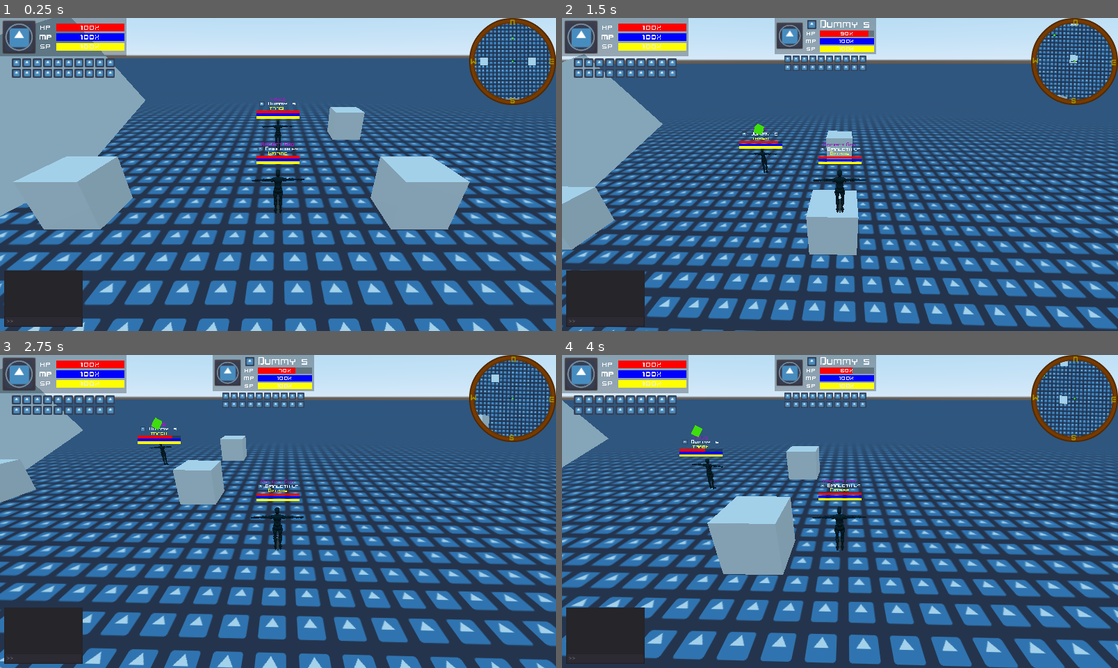
Above: before the commit, frames 1-4 (two rows, left to right).
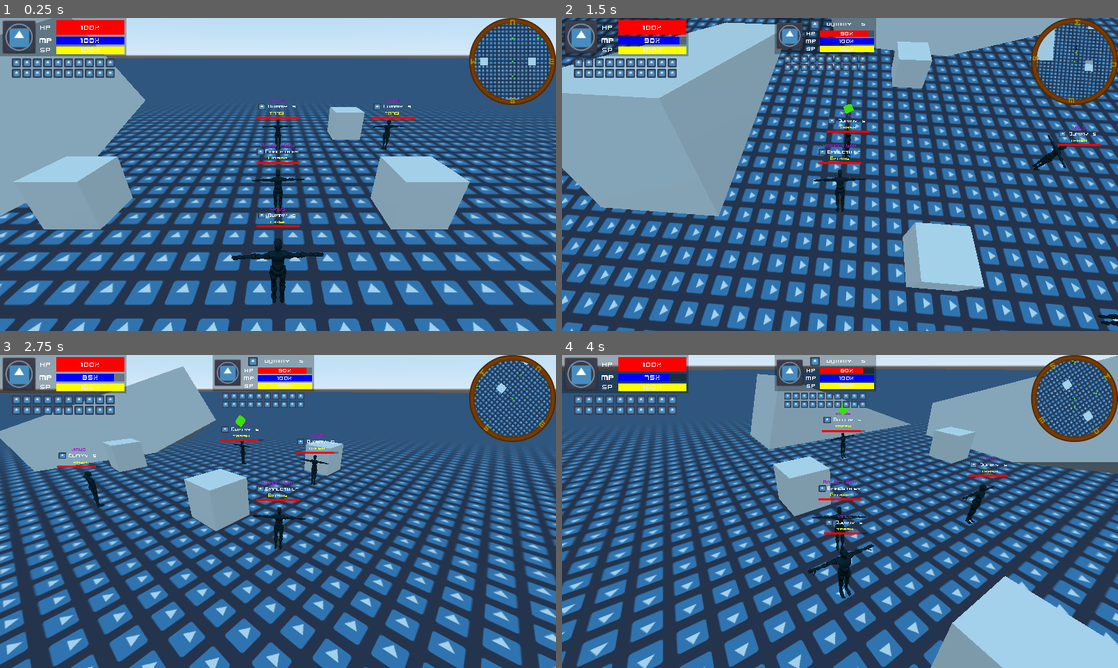
Above: after the commit, the same moments.

Repository: Emaleth/Aether_client
Game: Godot game, scene res://src/world/World.tscn
The game is run twice, just before and just after one commit, with the same random seed, the same clock (stepped at 60 frames per second) and the same inputs. The engine's default icon, where the game draws it, is replaced by a stand-in: a white triangle on a blue panel in a dark square.
Inputs (mouse positions are in pixels of both pictures, inside the frame that each line leads up to):
- Up to frame 1 (0.25 s): no input
- Up to frame 2 (1.5 s): move the mouse to (962, 158) at 0.52 s; hold D (move_right) 0.53-1.28 s; tap Tab (next_target) at 0.6, 1.35 s; click (962, 158) at 0.67 s; tap Space (jump) at 0.77 s; move the mouse to (728, 190) at 1.27 s; hold S (move_backward) from 1.28 s (still down)
- Up to frame 3 (2.75 s): tap Space (jump) at 1.52 s; move the mouse to (333, 442) at 2.02 s; release S (move_backward) at 2.03 s; hold D (move_right) from 2.03 s (still down); hold Middle mouse button (pan) from 2.03 s (still down); tap Tab (next_target) at 2.3 s
- Up to frame 4 (4 s): move the mouse to (834, 517) at 2.77 s; release D (move_right) at 2.78 s; release Middle mouse button (pan) at 2.78 s; hold W (move_forward) 2.78-3.53 s; right-click (834, 517) at 2.85 s; click (834, 517) at 2.92 s; tap Space (jump) at 3.02, 3.77 s; tap Tab (next_target) at 3.05, 3.8 s; move the mouse to (1006, 558) at 3.52 s; hold A (move_left) from 3.53 s (still down); tap Mouse wheel up (zoom_in) at 3.6 s

The runs differ from the first frame. In frame 1, 4.9% of the frame differs, in the area x 0-97%, y 0-99%; in frame 2, 72%, in the area x 0-100%, y 0-100%; in frame 3, 54%; in frame 4, 67%.

Commit message:
gui/hud player hooks

Diff:
--- a/src/actors/Actor.gd
+++ b/src/actors/Actor.gd
@@ -249,3 +249,4 @@
 		if target:
 			gcd.start(1)
 			target.hurt(10)
+			modify_resource("mana", -5)
--- a/src/actors/player/Player.gd
+++ b/src/actors/player/Player.gd
@@ -15,6 +15,7 @@
 	$Debug.queue_free()
 	conf()
 	$GUI.conf(resources, minimap_camera_remote_transform)
+	connect("res_mod", $GUI, "update_gui", [resources])
 	equip_item((preload("res://assets/model/weapons/sword.fbx")).instance())
 	connect("target_lost", self, "loose_target_ui")
 
@@ -47,6 +48,7 @@
 	if new_target:
 		if target:
 			target.show_indicator(false)
+			target.disconnect("res_mod", $GUI, "update_targe_info")
 			$GUI.get_target_info(target, false)
 			if $AttackArea.overlaps_body(target):
 				target_list.append(target)
--- a/src/gui/GUI.gd
+++ b/src/gui/GUI.gd
@@ -24,6 +24,11 @@
 
 	minimap_camera_remote_transform.remote_path = $MiniMap/MarginContainer/ViewportContainer/Viewport/MiniMapCamera.get_path()
 
+func update_gui(res):
+	$Progress.health_bar.updt(res.health.current)
+	$Progress.mana_bar.updt(res.mana.current)
+	$Progress.stamina_bar.updt(res.stamina.current)
+
 func get_target_info(target, yay_or_nay):
 	if yay_or_nay == false:
 		$TargetProgress.hide()
--- a/src/gui/GUI.tscn
+++ b/src/gui/GUI.tscn
@@ -47,6 +47,7 @@
 visible = false
 
 [node name="ChatBox" parent="." instance=ExtResource( 4 )]
+visible = false
 
 [node name="TargetProgress" parent="." instance=ExtResource( 2 )]
 visible = false
--- a/src/gui/hud/NameResHud.gd
+++ b/src/gui/hud/NameResHud.gd
@@ -39,26 +39,28 @@
 	else:
 		health_bar.hide()
 
-	if res.mana.maximum > 0:
-		mana_bar.conf(tr("00008"), res.mana.maximum, res.mana.current, Color(0, 0, 1, 1))
-	else:
-		mana_bar.hide()
-
-	if res.stamina.maximum > 0:
-		stamina_bar.conf(tr("00010"), res.stamina.maximum, res.stamina.current, Color(1, 1, 0, 1))
-	else:
-		stamina_bar.hide()
+#	if res.mana.maximum > 0:
+#		mana_bar.conf(tr("00008"), res.mana.maximum, res.mana.current, Color(0, 0, 1, 1))
+#	else:
+#		mana_bar.hide()
+#
+#	if res.stamina.maximum > 0:
+#		stamina_bar.conf(tr("00010"), res.stamina.maximum, res.stamina.current, Color(1, 1, 0, 1))
+#	else:
+#		stamina_bar.hide()
 
 
 	health_bar.get_node("ProgressBar").percent_visible = false
-	mana_bar.get_node("ProgressBar").percent_visible = false
-	stamina_bar.get_node("ProgressBar").percent_visible = false
+#	mana_bar.get_node("ProgressBar").percent_visible = false
+#	stamina_bar.get_node("ProgressBar").percent_visible = false
 
-	mana_bar.get_node("Label").hide()
-	stamina_bar.get_node("Label").hide()
 	health_bar.get_node("Label").hide()
+#	mana_bar.get_node("Label").hide()
+#	stamina_bar.get_node("Label").hide()
 
+	mana_bar.hide()
+	stamina_bar.hide()
 func upd(res):
 	health_bar.updt(res.health.current)
-	mana_bar.updt(res.mana.current)
-	stamina_bar.updt(res.stamina.current)
+#	mana_bar.updt(res.mana.current)
+#	stamina_bar.updt(res.stamina.current)
--- a/src/gui/hud/NameResHud.tscn
+++ b/src/gui/hud/NameResHud.tscn
@@ -50,7 +50,7 @@
 
 [node name="Title" type="Label" parent="Quat/Viewport/vbox"]
 margin_right = 500.0
-margin_bottom = 60.0
+margin_bottom = 85.0
 size_flags_horizontal = 3
 size_flags_vertical = 3
 custom_fonts/font = ExtResource( 3 )
@@ -60,16 +60,16 @@
 valign = 1
 
 [node name="HBoxContainer" type="HBoxContainer" parent="Quat/Viewport/vbox"]
-margin_top = 60.0
+margin_top = 85.0
 margin_right = 500.0
-margin_bottom = 120.0
+margin_bottom = 171.0
 size_flags_horizontal = 3
 size_flags_vertical = 3
 alignment = 1
 
 [node name="Class" type="TextureRect" parent="Quat/Viewport/vbox/HBoxContainer"]
 margin_right = 113.0
-margin_bottom = 60.0
+margin_bottom = 86.0
 size_flags_horizontal = 3
 size_flags_vertical = 3
 texture = ExtResource( 4 )
@@ -79,7 +79,7 @@
 [node name="Name" type="Label" parent="Quat/Viewport/vbox/HBoxContainer"]
 margin_left = 117.0
 margin_right = 332.0
-margin_bottom = 60.0
+margin_bottom = 86.0
 size_flags_horizontal = 3
 size_flags_vertical = 3
 custom_fonts/font = ExtResource( 3 )
@@ -90,7 +90,7 @@
 [node name="Lvl" type="Label" parent="Quat/Viewport/vbox/HBoxContainer"]
 margin_left = 336.0
 margin_right = 500.0
-margin_bottom = 60.0
+margin_bottom = 86.0
 size_flags_horizontal = 3
 size_flags_vertical = 3
 custom_fonts/font = ExtResource( 3 )
@@ -99,9 +99,9 @@
 valign = 1
 
 [node name="Guild" type="Label" parent="Quat/Viewport/vbox"]
-margin_top = 120.0
+margin_top = 171.0
 margin_right = 500.0
-margin_bottom = 180.0
+margin_bottom = 257.0
 size_flags_horizontal = 3
 size_flags_vertical = 3
 custom_fonts/font = ExtResource( 3 )
@@ -111,12 +111,12 @@
 valign = 1
 
 [node name="MarginContainer" type="MarginContainer" parent="Quat/Viewport/vbox"]
-margin_top = 180.0
+margin_top = 257.0
 margin_right = 500.0
 margin_bottom = 300.0
 size_flags_horizontal = 3
 size_flags_vertical = 3
-size_flags_stretch_ratio = 2.0
+size_flags_stretch_ratio = 0.5
 custom_constants/margin_right = 5
 custom_constants/margin_top = 5
 custom_constants/margin_left = 10
@@ -126,26 +126,26 @@
 margin_left = 10.0
 margin_top = 5.0
 margin_right = 495.0
-margin_bottom = 110.0
+margin_bottom = 33.0
 size_flags_horizontal = 3
 size_flags_vertical = 3
 
 [node name="Heatlh" parent="Quat/Viewport/vbox/MarginContainer/VBoxContainer" instance=ExtResource( 1 )]
 margin_right = 485.0
-margin_bottom = 32.0
+margin_bottom = 28.0
 size_flags_horizontal = 3
 size_flags_vertical = 3
 
 [node name="Mana" parent="Quat/Viewport/vbox/MarginContainer/VBoxContainer" instance=ExtResource( 1 )]
-margin_top = 36.0
+visible = false
+margin_top = 22.0
 margin_right = 485.0
-margin_bottom = 68.0
 size_flags_horizontal = 3
 size_flags_vertical = 3
 
 [node name="Stamina" parent="Quat/Viewport/vbox/MarginContainer/VBoxContainer" instance=ExtResource( 1 )]
-margin_top = 72.0
+visible = false
+margin_top = 22.0
 margin_right = 485.0
-margin_bottom = 105.0
 size_flags_horizontal = 3
 size_flags_vertical = 3
--- a/src/gui/w_base/resource_bar/ResourceBar.tscn
+++ b/src/gui/w_base/resource_bar/ResourceBar.tscn
@@ -11,6 +11,7 @@
 [node name="ResourceBar" type="HBoxContainer"]
 margin_right = 227.0
 margin_bottom = 40.0
+size_flags_vertical = 3
 script = ExtResource( 1 )
 __meta__ = {
 "_edit_use_anchors_": false
--- a/src/gui/w_progress/Progress.tscn
+++ b/src/gui/w_progress/Progress.tscn
@@ -3,7 +3,7 @@
 [ext_resource path="res://src/gui/w_base/portret/Portrait.tscn" type="PackedScene" id=1]
 [ext_resource path="res://src/gui/w_progress/Progress.gd" type="Script" id=2]
 [ext_resource path="res://src/gui/w_base/resource_bar/ResourceBar.tscn" type="PackedScene" id=3]
-[ext_resource path="res://assets/fonts/TitleUIsmaller.tres" type="DynamicFont" id=4]
+[ext_resource path="res://assets/fonts/ContentUI.tres" type="DynamicFont" id=4]
 [ext_resource path="res://icon.png" type="Texture" id=5]
 
 [sub_resource type="StyleBoxFlat" id=1]
@@ -62,17 +62,16 @@
 
 [node name="VBoxContainer" type="VBoxContainer" parent="VSplitContainer/Progress/MarginContainer/HBoxContainer"]
 margin_left = 82.0
-margin_top = 8.0
 margin_right = 282.0
-margin_bottom = 70.0
+margin_bottom = 78.0
 rect_min_size = Vector2( 200, 50 )
 size_flags_horizontal = 3
-size_flags_vertical = 4
+size_flags_vertical = 3
 alignment = 1
 
 [node name="TargetStuff" type="HBoxContainer" parent="VSplitContainer/Progress/MarginContainer/HBoxContainer/VBoxContainer"]
 visible = false
-margin_right = 264.0
+margin_right = 200.0
 margin_bottom = 27.0
 grow_horizontal = 2
 grow_vertical = 2
@@ -81,7 +80,7 @@
 alignment = 1
 
 [node name="Class" type="TextureRect" parent="VSplitContainer/Progress/MarginContainer/HBoxContainer/VBoxContainer/TargetStuff"]
-margin_right = 64.0
+margin_right = 59.0
 margin_bottom = 27.0
 grow_horizontal = 2
 grow_vertical = 2
@@ -93,8 +92,8 @@
 stretch_mode = 6
 
 [node name="Name" type="Label" parent="VSplitContainer/Progress/MarginContainer/HBoxContainer/VBoxContainer/TargetStuff"]
-margin_left = 68.0
-margin_right = 177.0
+margin_left = 63.0
+margin_right = 137.0
 margin_bottom = 27.0
 grow_horizontal = 2
 grow_vertical = 2
@@ -106,8 +105,8 @@
 valign = 1
 
 [node name="Lvl" type="Label" parent="VSplitContainer/Progress/MarginContainer/HBoxContainer/VBoxContainer/TargetStuff"]
-margin_left = 181.0
-margin_right = 264.0
+margin_left = 141.0
+margin_right = 200.0
 margin_bottom = 27.0
 grow_horizontal = 2
 grow_vertical = 2
@@ -120,21 +119,25 @@
 
 [node name="Health" parent="VSplitContainer/Progress/MarginContainer/HBoxContainer/VBoxContainer" instance=ExtResource( 3 )]
 margin_right = 200.0
-margin_bottom = 18.0
+margin_bottom = 34.0
+size_flags_stretch_ratio = 4.0
 
 [node name="Mana" parent="VSplitContainer/Progress/MarginContainer/HBoxContainer/VBoxContainer" instance=ExtResource( 3 )]
-margin_top = 22.0
-margin_right = 200.0
+margin_top = 38.0
+margin_right = 200.0
+margin_bottom = 56.0
+size_flags_stretch_ratio = 0.5
 
 [node name="Stamina" parent="VSplitContainer/Progress/MarginContainer/HBoxContainer/VBoxContainer" instance=ExtResource( 3 )]
-margin_top = 44.0
-margin_right = 200.0
-margin_bottom = 62.0
+margin_top = 60.0
+margin_right = 200.0
+margin_bottom = 78.0
+size_flags_stretch_ratio = 0.5
 
 [node name="MarginContainer" type="MarginContainer" parent="VSplitContainer"]
 margin_top = 88.0
 margin_right = 292.0
-margin_bottom = 149.0
+margin_bottom = 157.0
 custom_constants/margin_right = 5
 custom_constants/margin_top = 5
 custom_constants/margin_left = 5
@@ -144,7 +147,7 @@
 margin_left = 28.0
 margin_top = 5.0
 margin_right = 264.0
-margin_bottom = 56.0
+margin_bottom = 64.0
 size_flags_horizontal = 4
 columns = 10
 
--- a/src/world/World.tscn
+++ b/src/world/World.tscn
@@ -87,3 +87,9 @@
 
 [node name="Enemy" parent="." instance=ExtResource( 3 )]
 transform = Transform( 1, 0, 0, 0, 1, 0, 0, 0, 1, 0, 0, -5.91768 )
+
+[node name="Enemy2" parent="." instance=ExtResource( 3 )]
+transform = Transform( 1, 0, 0, 0, 1, 0, 0, 0, 1, 0, 0, 3.76634 )
+
+[node name="Enemy3" parent="." instance=ExtResource( 3 )]
+transform = Transform( 1, 0, 0, 0, 1, 0, 0, 0, 1, 6.56263, 0, -5.91768 )
